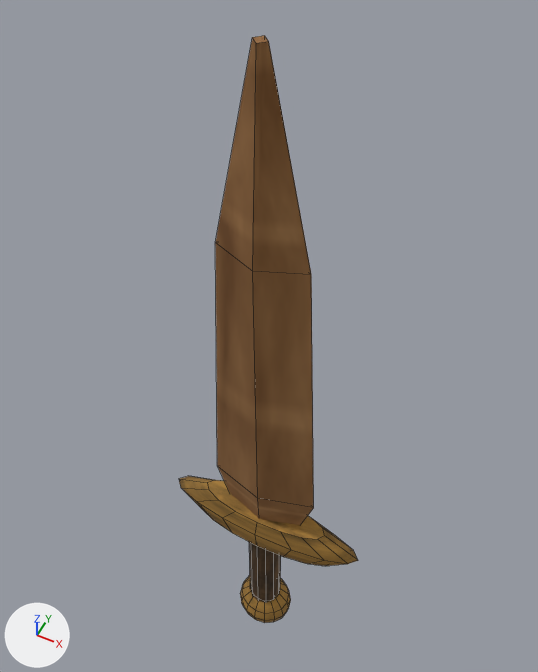
The FBX model Assets/Resources/Bellwake/Wayfarer/TollSword.fbx as it was, and as the next commit left it.
Both versions are drawn from a 50 mm lens placed at (0.213, -0.414, 0.972), pointed at (-0.035, 0.082, 0.353). Every picture has the same lights, and +X, +Y and +Z are marked at lower left. The picture after the commit comes second. Mesh edges are drawn as thin lines.

Before the edit, the objects in view are built like this:
```python
me_leaf_blade_001 = bpy.data.meshes.new('Leaf blade.001')
me_leaf_blade_001.from_pydata(...)  # 200 vertices, 160 faces; spans x -0.129..0.129, y -0.035..0.035, z -0.192..0.74
# faces by material slot: [14, 132, 14]
me_leaf_blade_001.materials.append(mat_bellmetal)  # picture img_bellmetal_png
me_leaf_blade_001.materials.append(mat_brass)  # picture img_brass_png
me_leaf_blade_001.materials.append(mat_wood)  # picture img_wood_png
# before: 12 (0.006, 0.0, 0.74) at pixel (268, 41), 13 (0.0, 0.006, 0.74) at pixel (264, 35), 14 (-0.006, 0.0, 0.74) at pixel (252, 37), 15 (0.0, -0.006, 0.74) at pixel (256, 43)
ob_tollsword_paint = bpy.data.objects.new('TollSword paint', me_leaf_blade_001)
ob_tollsword_paint.location = (0.0, 0.0, 0.0)
```
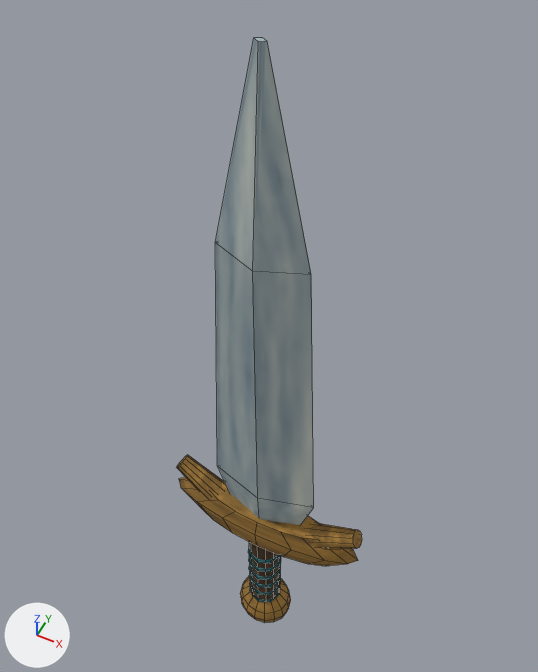
The edits, one by one:
Picture 'SeaCloth.png' (img_seacloth_png) is new.
Picture 'RiverSteel.png' (img_riversteel_png) is new.
Material 'SeaCloth' (mat_seacloth) is new.
Its texture is img_seacloth_png.
Its roughness is 0.93.
Material 'RiverSteel' (mat_riversteel) is new.
Its texture is img_riversteel_png.
Its roughness is 0.93.
me_leaf_blade_001 is used by ob_tollsword_paint; location (0.0, 0.0, 0.0).
Verts and faces of me_leaf_blade_001; kept vertices keep their numbers, new ones are numbered from 200.
me_leaf_blade_001 had 200 vertices, 160 faces and spanned x -0.129..0.129, y -0.035..0.035, z -0.192..0.74.
me_leaf_blade_001 now has 344 vertices, 248 faces and spans x -0.129..0.129, y -0.035..0.035, z -0.192..0.74.
me_leaf_blade_001 part 1: a new loose piece, an 8-sided cylinder along z spanning x -0.024..0.024, y -0.024..0.024, z -0.112..-0.106, in mat_seacloth (picture img_seacloth_png).
me_leaf_blade_001 part 2: a new loose piece, an 8-sided cylinder along z spanning x -0.024..0.024, y -0.024..0.024, z -0.086..-0.08, in mat_seacloth (picture img_seacloth_png).
me_leaf_blade_001 part 3: a new loose piece, an 8-sided cylinder along z spanning x -0.024..0.024, y -0.024..0.024, z -0.06..-0.054, in mat_seacloth (picture img_seacloth_png).
me_leaf_blade_001 part 4: a new loose piece, an 8-sided cylinder along z spanning x -0.024..0.024, y -0.024..0.024, z -0.034..-0.028, in mat_seacloth (picture img_seacloth_png).
me_leaf_blade_001 part 5: a new loose piece, an 8-sided cylinder along z spanning x -0.024..0.024, y -0.024..0.024, z -0.008..-0.002, in mat_seacloth (picture img_seacloth_png).
me_leaf_blade_001 part 6: a new loose piece, an 8-sided cylinder along z spanning x -0.024..0.024, y -0.024..0.024, z 0.018..0.024, in mat_seacloth (picture img_seacloth_png).
me_leaf_blade_001 part 7: a new loose piece of 24 vertices spanning x -0.128..-0.043, y -0.018..0.018, z 0.085..0.152, in mat_brass (picture img_brass_png).
me_leaf_blade_001 part 8: a new loose piece of 24 vertices spanning x 0.043..0.128, y -0.018..0.018, z 0.085..0.152, in mat_brass (picture img_brass_png).
Part 9, on me_leaf_blade_001:
Vertex 12 moves to (0.005, 0.0, 0.74), pixel (267, 41).
Vertex 13 moves to (0.0, 0.003, 0.74), pixel (262, 37).
Vertex 14 moves to (-0.005, 0.0, 0.74), pixel (253, 37).
Vertex 15 moves to (0.0, -0.003, 0.74), pixel (258, 41).
me_leaf_blade_001 part 10: 14 faces spanning x -0.065..0.065, y -0.018..0.018, z 0.1..0.74 switch from mat_bellmetal (picture img_bellmetal_png) to mat_riversteel (picture img_riversteel_png).
me_leaf_blade_001 gains material mat_seacloth (picture img_seacloth_png).

What differs and where, as boxes (x1, y1, x2, y2) in the pictures (538 x 672 px; the box of a moved part takes in the faces that stretch with it):
'TollSword paint', reshaped: before (179, 35, 358, 623); after (177, 37, 362, 623)
part 1 of me_leaf_blade_001, added: after (250, 587, 280, 602)
part 2 of me_leaf_blade_001, added: after (250, 581, 280, 595)
part 3 of me_leaf_blade_001, added: after (249, 570, 281, 587)
part 4 of me_leaf_blade_001, added: after (249, 562, 281, 580)
part 5 of me_leaf_blade_001, added: after (249, 555, 281, 572)
part 6 of me_leaf_blade_001, added: after (248, 547, 280, 563)
part 7 of me_leaf_blade_001, added (brown): after (177, 455, 223, 496)
part 8 of me_leaf_blade_001, added (brown): after (310, 523, 362, 549)
part 9 of me_leaf_blade_001, moved or reshaped: before (216, 35, 311, 274); after (216, 37, 311, 274)
part 10 of me_leaf_blade_001, recoloured (brown to grey): (215, 37, 314, 525) in both
